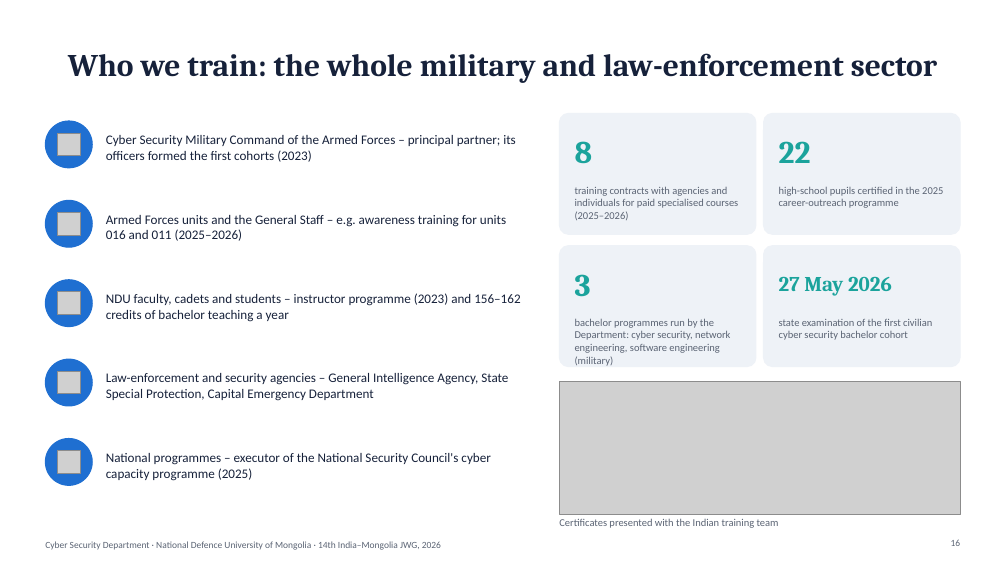
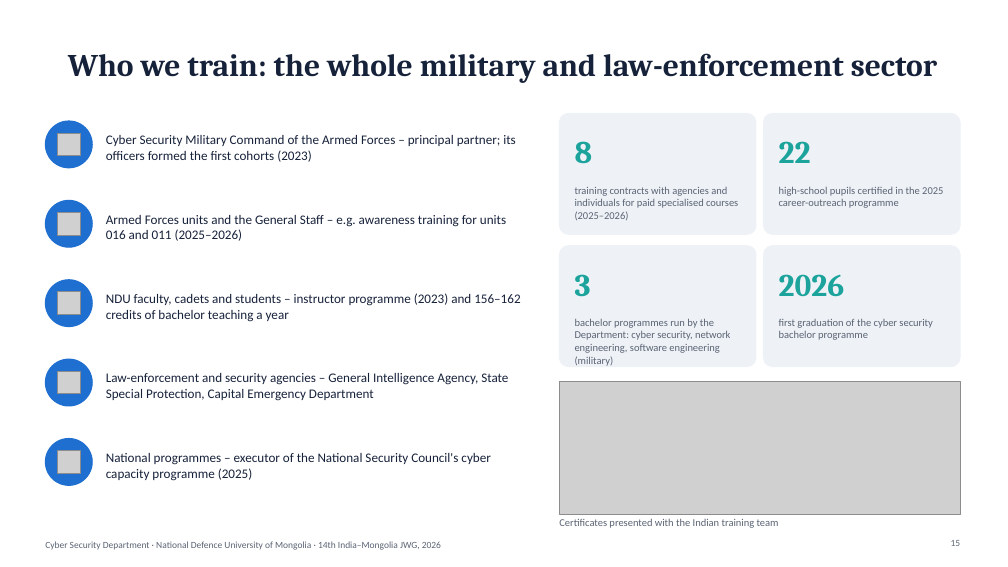
Before and after one commit to Cyber0101010101/research-material, a slide deck: slide 15 of india-cyber-cooperation/india_mongolia_cyber_cooperation.pptx (slide 16 before the commit). Drawn at 1008x567 pixels with LibreOffice and Linux fonts; fonts in the diff are those of the drawing; grey boxes stand for pictures. Boxes give left, top, right and bottom in pixels: in the first picture for what was removed or moved away, otherwise in the second. Text is boxed around its words. In the diff, an @@ line names an element or a change of style, - is before the commit and + after.

```diff
--- a/india-cyber-cooperation/india_mongolia_cyber_cooperation.pptx
+++ b/india-cyber-cooperation/india_mongolia_cyber_cooperation.pptx
@@ text at (x1=779, y1=274, x2=845, y2=297): text changed; size 20 to 30 pt @@
-27 May 2026
+2026
@@ text at (x1=779, y1=319, x2=933, y2=340): text changed @@
-state examination of the first civilian cyber security bachelor cohort
+first graduation of the cyber security bachelor programme
```
Also in this commit, not shown: 6 other slides changed, 3 slides removed, 12 other files.
